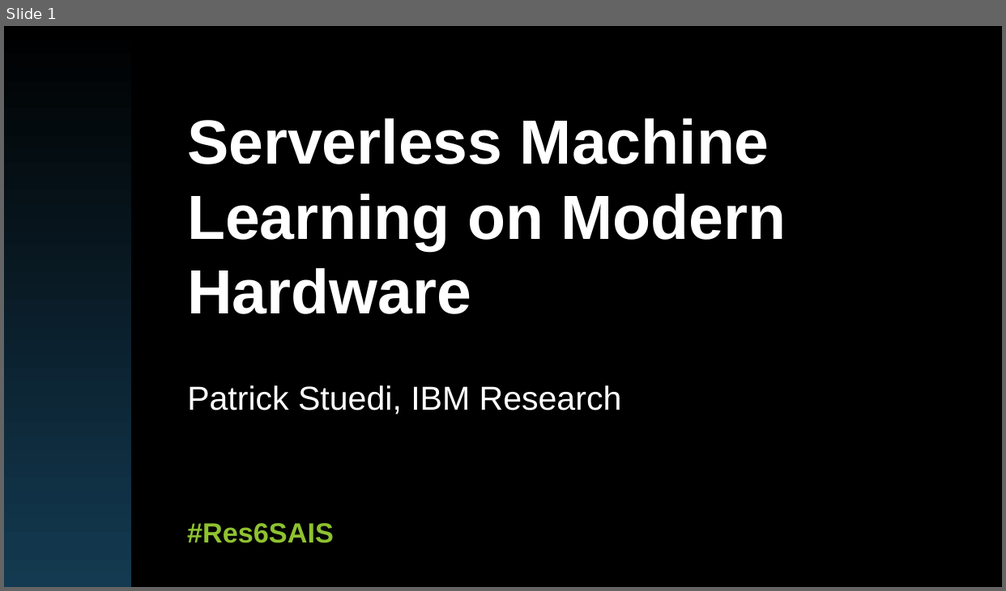
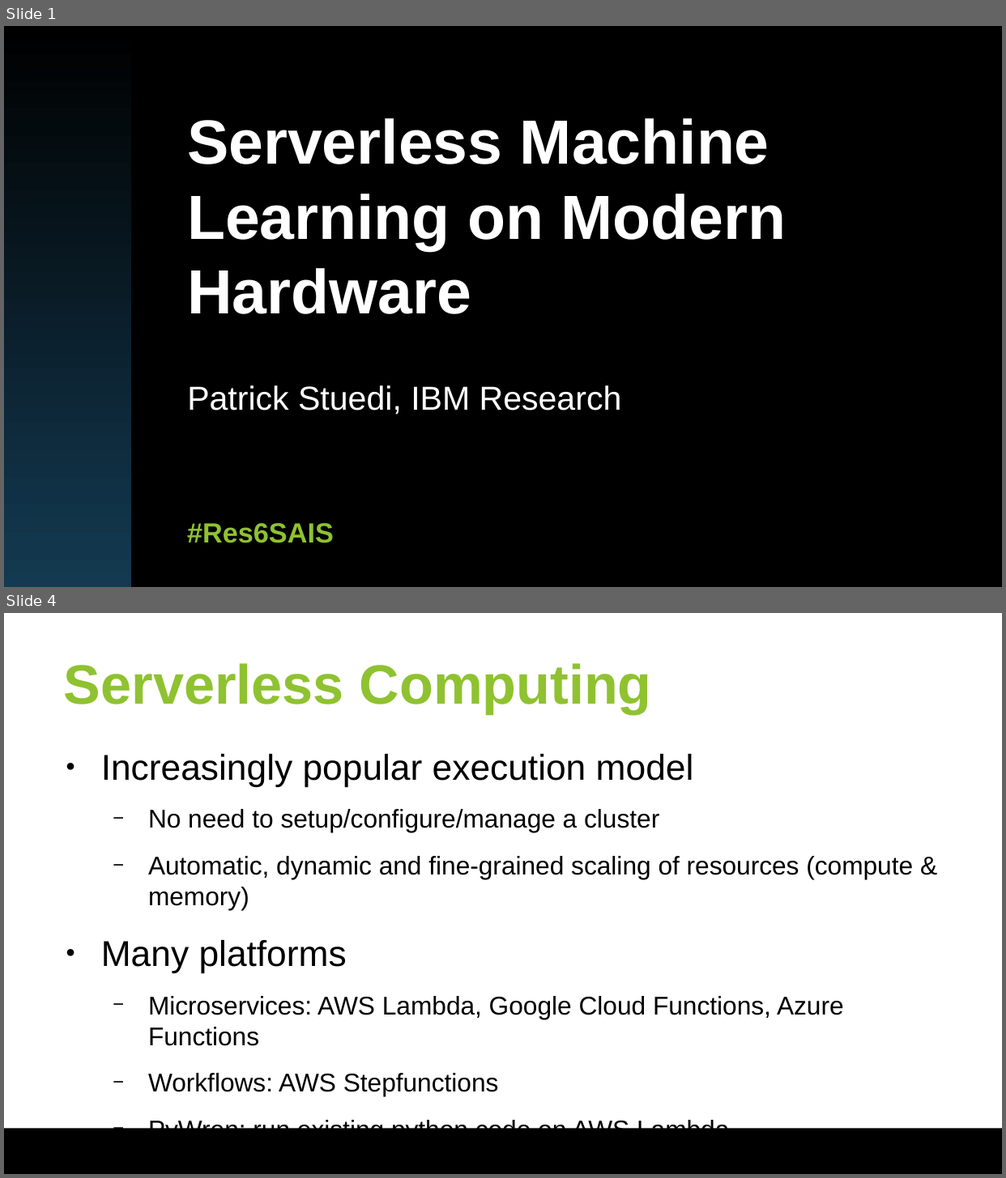
Before and after one commit to huangyibo/spark-summit-18, a slide deck: slides/spark-summit-18.odp. Shown one above the other, each under a label of ours: slide 1 before the commit, slides 1 and 4 after it; the slides between them are not shown. The pictures are 1006x591 and 1006x1178 pixels, drawn with LibreOffice and Linux fonts; fonts in the diff are those of the drawing; background and template pictures are left out. Boxes give left, top, right and bottom in pixels: in the first picture for what was removed or moved away, otherwise in the second. Text is boxed around its words. In the diff, an @@ line names an element or a change of style, - is before the commit and + after.

```diff
--- a/slides/spark-summit-18.odp
+++ b/slides/spark-summit-18.odp
@@ slide 4 added at [4,613,1002,1174], background #FFFFFF; not listed: 1 template element that a slide beside it also shows @@
@@ title added at [64,663,652,714], 40 pt, text #8FC230, bold @@
+Serverless Computing
@@ text added at [101,754,913,1129], 18.5 pt, text #000000 @@
+● Increasingly popular execution model
+  − No need to setup/configure/manage a cluster
+  − Automatic, dynamic and fine-grained scaling of resources (compute & memory)
+● Many platforms
+  − Microservices: AWS Lambda, Google Cloud Functions, Azure Functions
+  − Workflows: AWS Stepfunctions
+  − PyWren: run existing python code on AWS Lambda
+  − Spark Workloads: Databricks Serverless
@@ text added at [257,754,749,765], 10 pt, text #FFFFFF, bold @@
+put your #assignedhashtag here by setting the footer in view-header/footer
```
Also in this commit, not shown: 1 slide changed, 2 other slides added.
